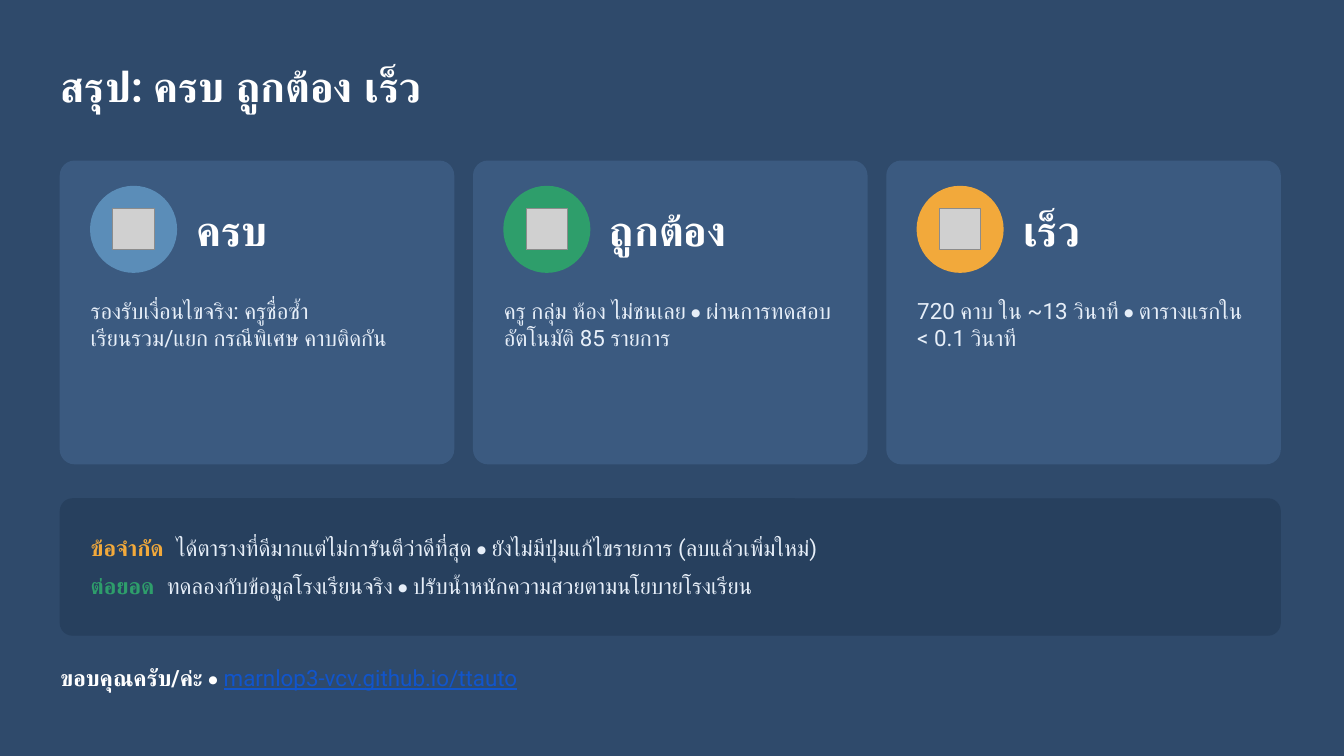
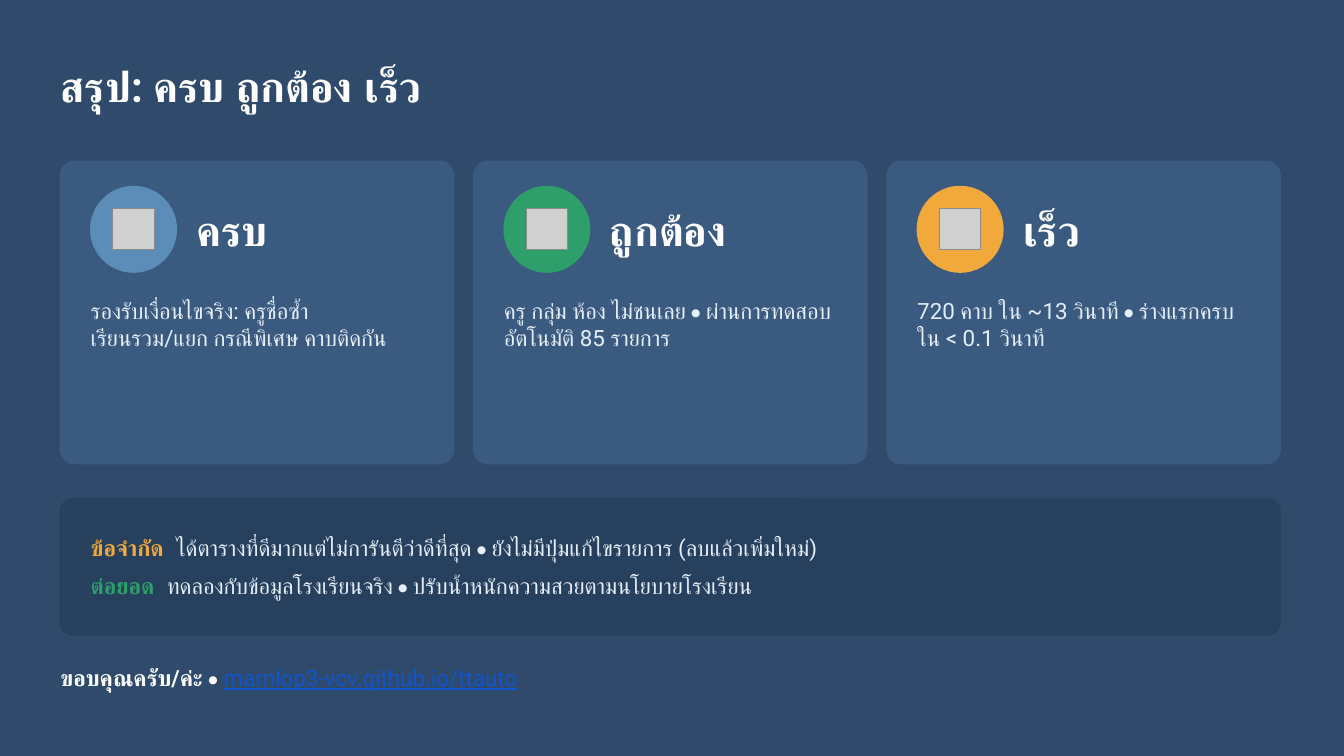
Before and after one commit to marnlop3-vcv/ttauto, a slide deck: slide 10 of docs/presentation/timetable-presentation.pptx. Drawn at 1344x756 pixels with LibreOffice and Linux fonts; fonts in the diff are those of the drawing; grey boxes stand for pictures. Boxes give left, top, right and bottom in pixels: in the first picture for what was removed or moved away, otherwise in the second. Text is boxed around its words. In the diff, an @@ line names an element or a change of style, - is before the commit and + after.

```diff
--- a/docs/presentation/timetable-presentation.pptx
+++ b/docs/presentation/timetable-presentation.pptx
@@ text at [917,302,1234,346]: text changed @@
-720 คาบ ใน ~13 วินาที • ตารางแรกใน < 0.1 วินาที
+720 คาบ ใน ~13 วินาที • ร่างแรกครบใน < 0.1 วินาที
```
Also in this commit, not shown: 3 other slides changed, 16 other files.
